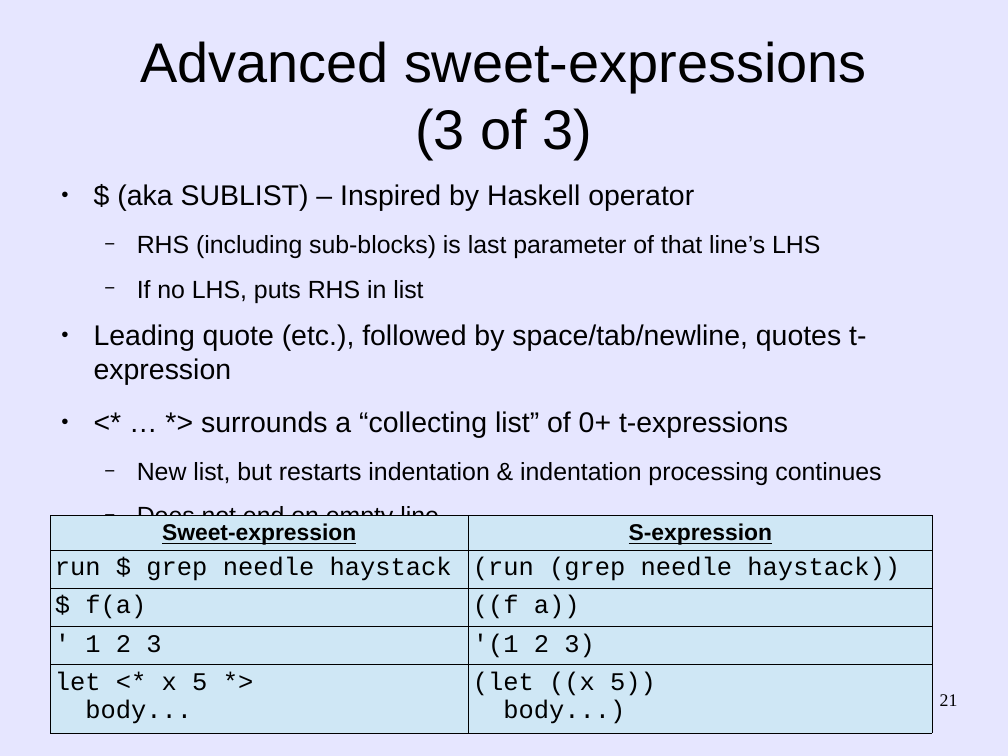
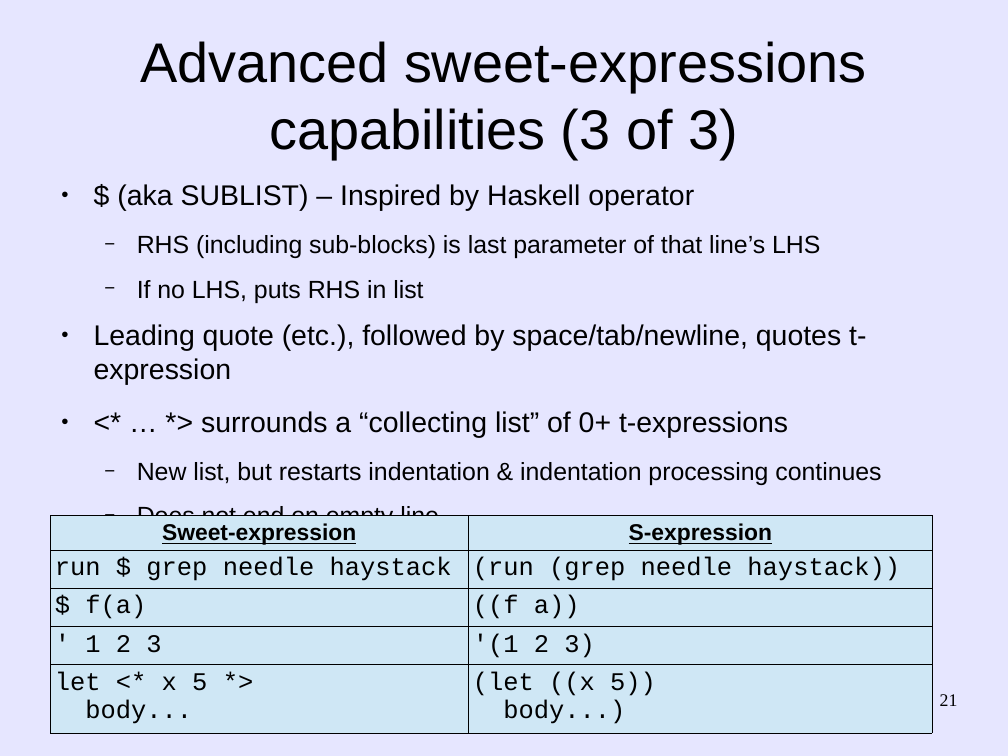
Before and after one commit to martin12333/Readable-Lisp-S-expressions, a slide deck: slide 21 of readable-s-expressions.odp. Drawn at 1008x756 pixels with LibreOffice and Linux fonts; fonts in the diff are those of the drawing. Boxes give left, top, right and bottom in pixels: in the first picture for what was removed or moved away, otherwise in the second. Text is boxed around its words. In the diff, an @@ line names an element or a change of style, - is before the commit and + after.

Commit message:
readable-s-expressions.odp: Mention "full" vs. "basic" c-expressions

```diff
--- a/readable-s-expressions.odp
+++ b/readable-s-expressions.odp
@@ title at bbox=[140, 41, 867, 159]: text changed @@
-Advanced sweet-expressions
-(3 of 3)
+Advanced sweet-expressions
+capabilities (3 of 3)
```
Also in this commit, not shown: 6 other slides changed.
